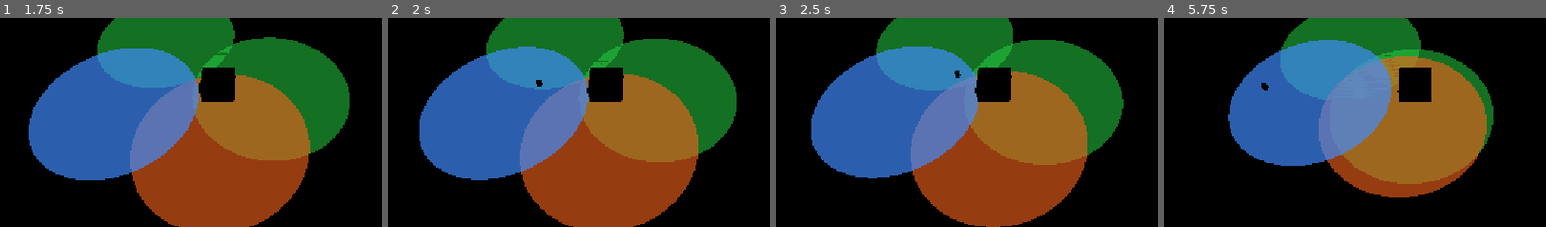
Above: before the commit, frames 1-4 (left to right).
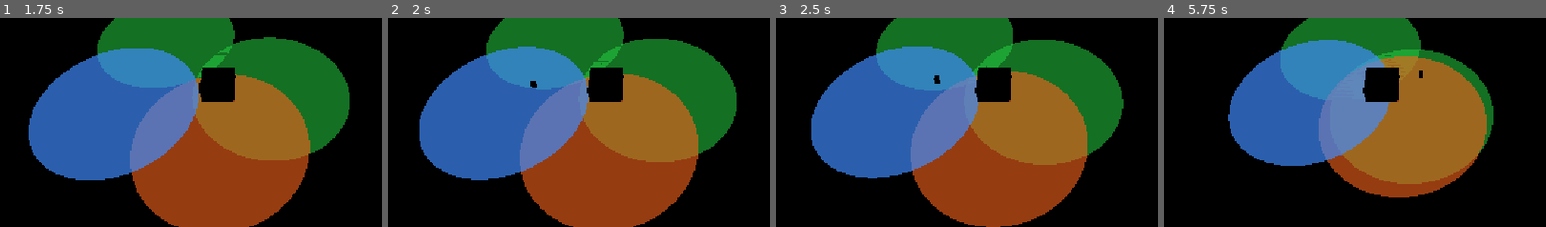
Above: after the commit, the same moments.

Repository: Ferrum-t/RTS-Game
Game: Godot game, scene res://Scenes/Spike/Phase3_MobileBuildingSpike.tscn
Two runs of this game, one before a commit and one after it. Both use one fixed random seed, a clock stepped at 60 frames per second and the inputs below. This scene is started directly instead of the project's main scene.
Inputs (mouse positions are % of the whole screen's width and height, from its top left):
- Up to frame 1 (1.75 s): tap Enter at 0.5 s; move the mouse to (72, 44) at 0.52 s; hold D (move_right) 0.53-1.25 s; tap C at 0.6 s; click (72, 44) at 0.67 s; drag from (30, 54) to (45, 69) at 1.27 s
- Up to frame 2 (2 s): no input
- Up to frame 3 (2.5 s): move the mouse to (60, 26) at 2.02 s; hold D (move_right) from 2.03 s (still down); tap P at 2.1 s
- Up to frame 4 (5.75 s): release D (move_right) at 2.75 s; drag from (45, 69) to (20, 33) at 2.77 s; move the mouse to (80, 64) at 3.52 s; hold Left (move_left) 3.53-4.25 s; tap U at 3.6 s; drag from (20, 33) to (35, 23) at 4.27 s; move the mouse to (55, 49) at 5.02 s; hold Down (move_back) from 5.03 s (still down); tap R at 5.1 s; click (55, 49) at 5.17 s
The pictures show only the part of the screen within x 16-66%, y 27-77%; the shares and areas given below are measured in that part.

Frame 1 is identical in both runs. In frame 2, 0.1% of the frame differs, in the area x 37-41%, y 29-35%; in frame 3, 0.1%; in frame 4, 2.9%, in the area x 25-70%, y 23-41%.

Commit message:
Balance: halve default unit move_speed 4.0→2.0

Diff:
--- a/Scripts/Units/BaseUnit.gd
+++ b/Scripts/Units/BaseUnit.gd
@@ -16,7 +16,7 @@
 
 
 @export var team_id: int = 0
-@export var move_speed := 4.0
+@export var move_speed := 2.0
 @export var max_health := 100
 @export var deposit_distance := 3.5
 @export var attack_damage := 10
